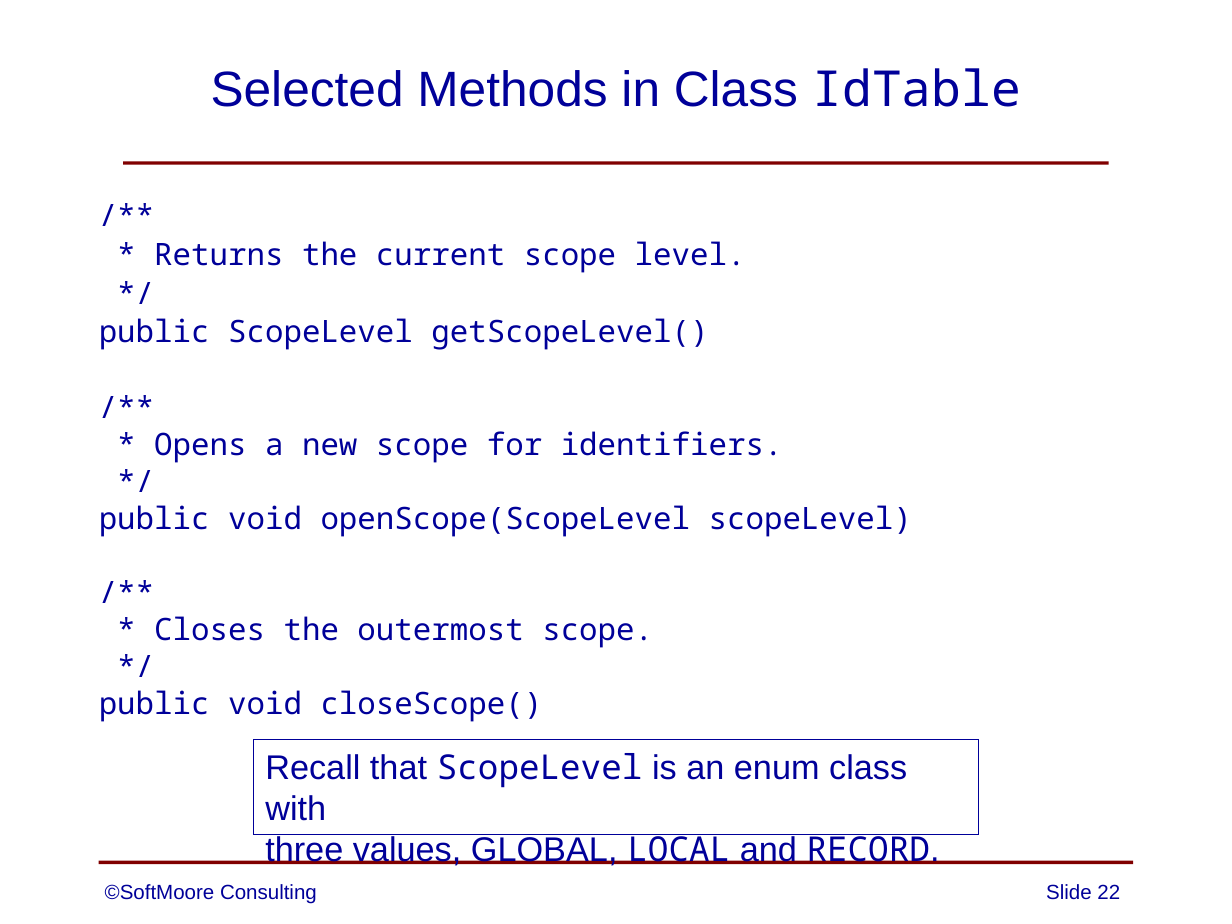
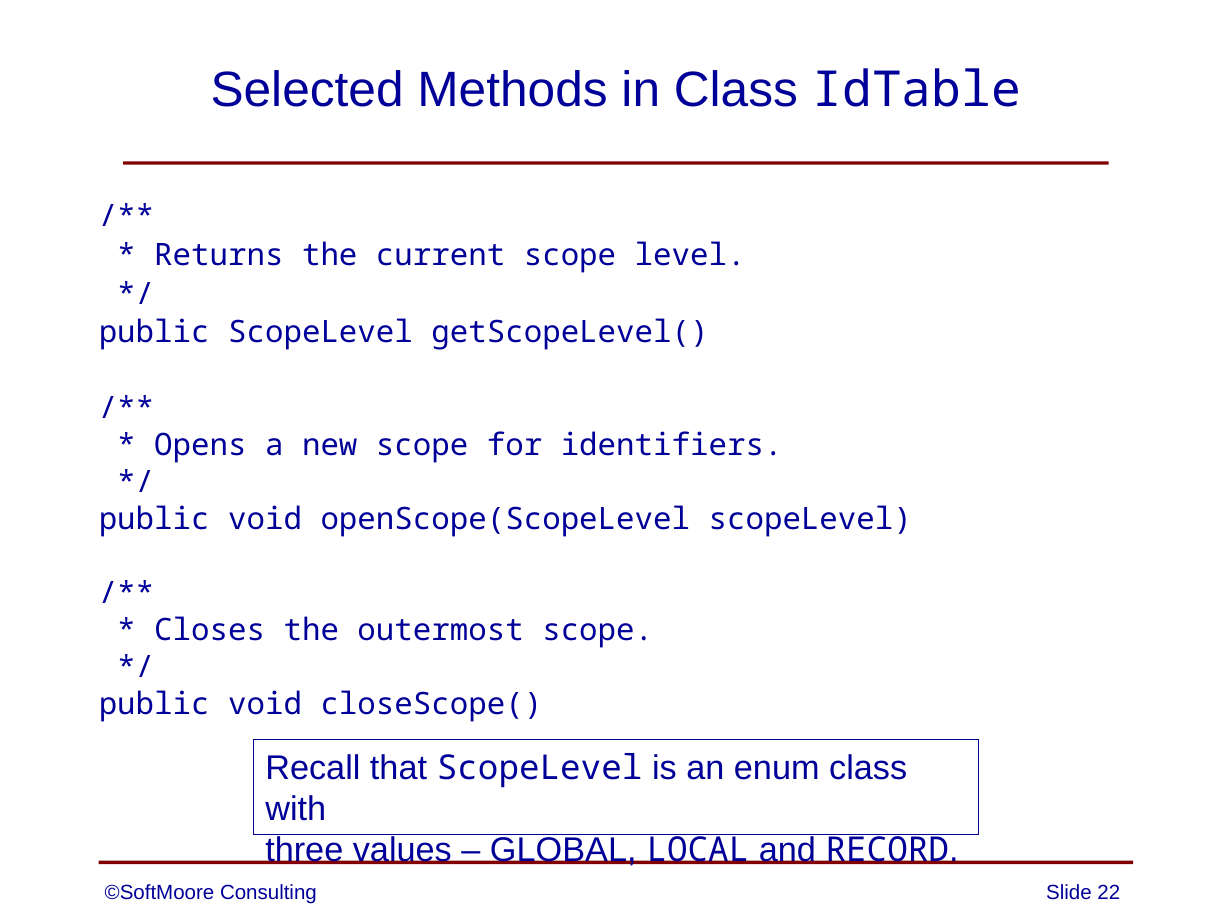
Before and after one commit to SoftMoore/CPRL-Java-3rd, a slide deck: slide 22 of PowerPoints/08 - Abstract Syntax Trees.pptx. Drawn at 1232x924 pixels with LibreOffice and Linux fonts; fonts in the diff are those of the drawing. Boxes give left, top, right and bottom in pixels: in the first picture for what was removed or moved away, otherwise in the second. Text is boxed around its words. In the diff, an @@ line names an element or a change of style, - is before the commit and + after.

```diff
--- a/PowerPoints/08 - Abstract Syntax Trees.pptx
+++ b/PowerPoints/08 - Abstract Syntax Trees.pptx
@@ text in rectangle at box(265, 834, 959, 866): text changed @@
-three values, GLOBAL, LOCAL and RECORD.
+three values – GLOBAL, LOCAL and RECORD.
```
Also in this commit, not shown: 13 other slides changed.
